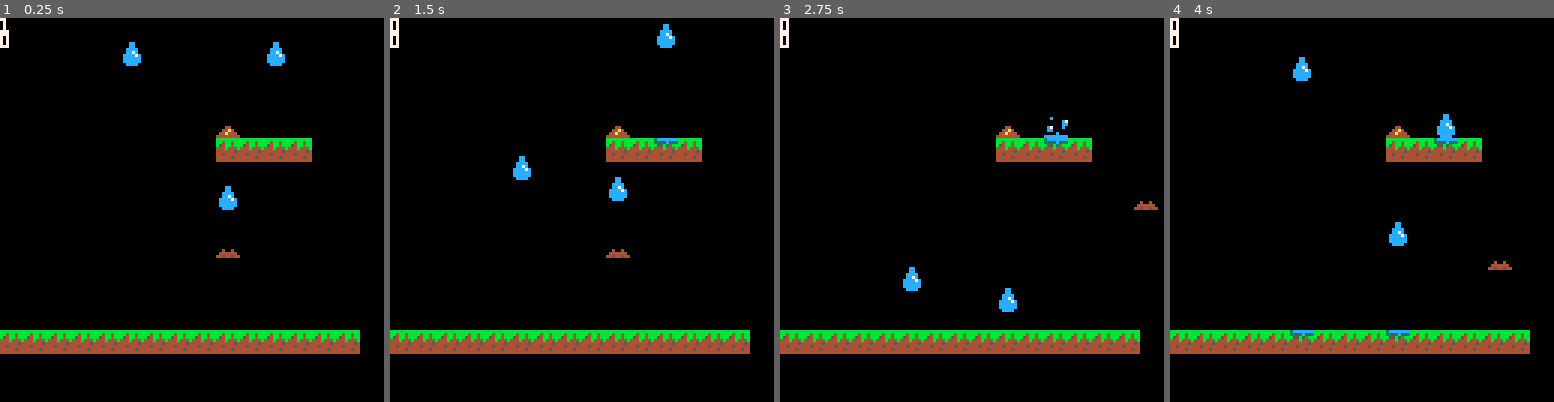
Above: before the commit, frames 1-4 (left to right).
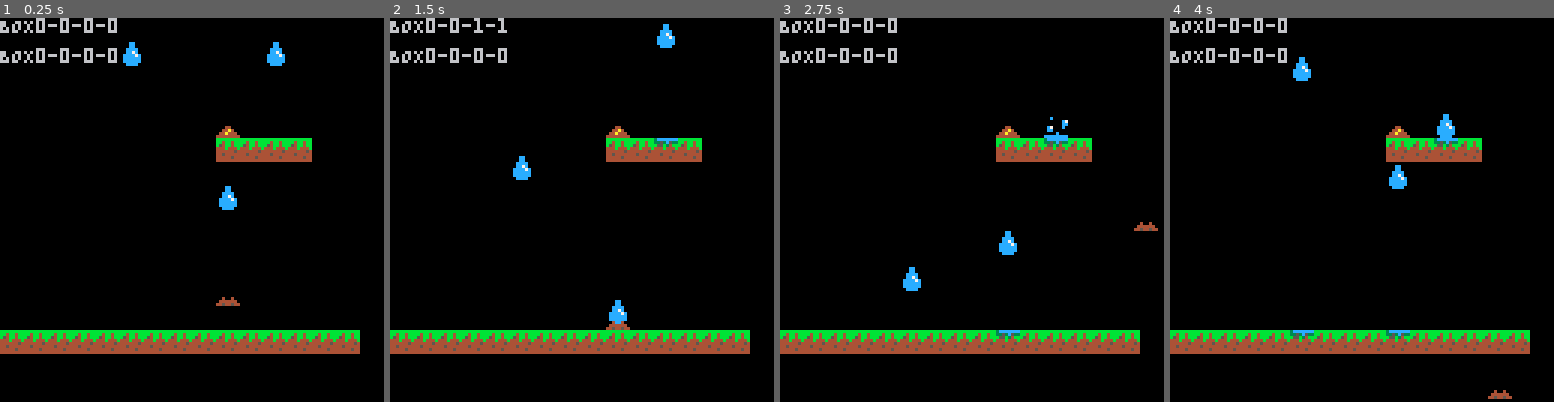
Above: after the commit, the same moments.

Repository: Mackain/ldjam45
Game: PICO-8 cartridge poopsim.p8
Two runs of this game, one before a commit and one after it. Both use one fixed random seed, a clock stepped at 60 frames per second and the inputs below.
Inputs:
- Up to frame 1 (0.25 s): no input
- Up to frame 2 (1.5 s): no input
- Up to frame 3 (2.75 s): hold Right 1.6-2.1 s; hold Up 2.15-2.42 s; hold Right from 2.47 s (still down)
- Up to frame 4 (4 s): release Right at 3.03 s; hold Left 3.08-3.58 s; hold Down 3.63-3.97 s

The runs differ from the first frame. In frame 1, 1.3% of the frame differs, in the area x 0-63%, y 0-75%; in frame 2, 1.6%; in frame 3, 1.8%, in the area x 0-99%, y 0-84%; in frame 4, 1.7%.

Commit message:
Update yo-mama detection

Diff:
--- a/poopsim.p8
+++ b/poopsim.p8
@@ -3,27 +3,33 @@
 __lua__
 t=0
 function _init()
-jump_time=5
-
-player = {}
-player.x = 72
-player.y = 72
-player.speed = 0
-player.speed_max = 2
-player.jump_speed = 0
-player.jump_strenght = 0
-player.jump_time = jump_time
-player.is_jumping = false
-player.on_ground = true
-player.facing = false
-player.run_frames = {64,65,66,67,68,69,70,71}
-player.run_state = 1
-player.is_running = false
-player.sprite = 64
-player.level = 1
-player.width = 7
-player.height = 3
-player.corners = {}
+    jump_time=5
+    gravity = 2
+
+
+    player = {}
+    player.x = 72
+    player.y = 72
+    player.speed = 0
+    player.speed_max = 2
+    player.jump_speed = 0
+    player.jump_strenght = 0
+    player.jump_time = jump_time
+    player.is_jumping = false
+    player.on_ground = true
+    player.facing = false
+    player.run_frames = {64,65,66,67,68,69,70,71}
+    player.run_state = 1
+    player.is_running = false
+    player.sprite = 64
+    player.level = 1
+    player.width = 8
+    player.height = 3
+    player.force = 0
+    player.gravity = 0
+    player.corners = {}
+    player.hitbox = {0,0,0,0}
+    player.inner_hitbox = {0,0,0,0}
 
     offset = 8
     drop_sprite = 192
@@ -73,10 +79,31 @@
 function _update()
 	if(btn(0)) then move_left(player) end
 	if(btn(1)) then move_right(player) end
-	if(btn(2)) then move_up(player) end
+	-- if(btn(2)) then move_up(player) end
+    if(btnp(2)) then
+        player.y -=1
+        player.force = 8
+    end
 	if(btn(3)) then move_down(player) end
 
     player.corners = get_player_corners()
+
+    box_col(1)
+
+    player.gravity = gravity - player.force
+    if(player.hitbox[3]==1 and player.hitbox[4]==1) then
+        player.force=0
+    else
+        player.y += player.gravity
+    end
+    --inner hitbox stuff
+    if(player.inner_hitbox[3]==1 and player.inner_hitbox[4]==1) then
+        player.y-=1
+    end
+
+    if (player.force > 0) then
+        player.force *= 0.9
+    end
 
     for drop in all(drops) do
         if drop.breaking == 0 then
@@ -101,6 +128,28 @@
 	return fget(mget((drop.x+4)/8,(drop.y+offset)/8), 1)
 end
 
+function box_col(flag)
+    player.inner_hitbox = {0,0,0,0}
+    player.hitbox = {0,0,0,0}
+    --TL
+    if (fget(mget(flr(player.corners[1].x/8),flr(player.corners[1].y/8)), flag)) player.hitbox[1] = 1
+    --TR
+    if (fget(mget(flr(player.corners[2].x/8),flr(player.corners[2].y/8)), flag)) player.hitbox[2] = 1
+    --BL
+    if (fget(mget(flr(player.corners[3].x/8),flr(player.corners[3].y/8)), flag)) player.hitbox[3] = 1
+    --BR
+    if (fget(mget(flr(player.corners[4].x/8),flr(player.corners[4].y/8)), flag)) player.hitbox[4] = 1
+
+    --iTL
+    if (fget(mget(flr((player.corners[1].x+1)/8),flr((player.corners[1].y+1)/8)), flag)) player.inner_hitbox[1] = 1
+    --iTR
+    if (fget(mget(flr((player.corners[2].x-1)/8),flr((player.corners[2].y+1)/8)), flag)) player.inner_hitbox[2] = 1
+    --iBL
+    if (fget(mget(flr((player.corners[3].x+1)/8),flr((player.corners[3].y-1)/8)), flag)) player.inner_hitbox[3] = 1
+    --iBR
+    if (fget(mget(flr((player.corners[4].x-1)/8),flr((player.corners[4].y-1)/8)), flag)) player.inner_hitbox[4] = 1
+end
+
 function check_collision_player(drop)
     for corner in all(player.corners)
     do
@@ -113,11 +162,16 @@
 end
 
 function get_player_corners()
+    local whitespace = 5
     corners = {}
-    add(corners, { x = player.x, y = player.y + 8 - player.height })
-    add(corners, { x = player.x + player.width, y = player.y + 8 - player.height })
-    add(corners, { x = player.x, y = player.y + 7 })
-    add(corners, { x = player.x + player.width, y = player.y + 7})
+    --upper left
+    add(corners, { x = player.x-1, y = player.y + whitespace})
+    --upper right
+    add(corners, { x = player.x + player.width, y = player.y + whitespace })
+    --bottom left
+    add(corners, { x = player.x-1, y = player.y + whitespace + player.height })
+    --bottom right
+    add(corners, { x = player.x + player.width, y = player.y + whitespace + player.height })
 
     return corners
 end
@@ -133,7 +187,16 @@
 	    draw_drop(drop)
     end
 
-    print(player.level,0,0,7)
+    -- print("HEALTH - " .. player.level,0,0,7)
+    -- print("UL - (" .. player.corners[1].x .. "," .. player.corners[1].y .. ")")
+    -- print("UR - (" .. player.corners[2].x .. "," .. player.corners[2].y .. ")")
+    -- print("BL - (" .. player.corners[3].x .. "," .. player.corners[3].y .. ")")
+    -- print("BR - (" .. player.corners[4].x .. "," .. player.corners[4].y .. ")")
+    print("BOX" .. player.hitbox[1] .. "-" .. player.hitbox[2] .. "-" .. player.hitbox[3] .. "-" .. player.hitbox[4])
+    print("BOX" .. player.inner_hitbox[1] .. "-" .. player.inner_hitbox[2] .. "-" .. player.inner_hitbox[3] .. "-" .. player.inner_hitbox[4],0,10)
+    -- print("GLOBAL GRAVITY - " .. gravity,0,5,7)
+    -- print("PLAYER GRAVITY - " .. player.gravity,0,10,7)
+    -- print("PLAYER FORCE - " .. player.force,0,15,7)
 	draw_player(player)
 end
 
@@ -172,7 +235,6 @@
     for corner in all(corners) do
         if not gets_damage then
             cell =  mget(corner.x/8,corner.y/8)
-            print(cell,0,5,7)
             gets_damage = fget(cell, 0)
         end
     end
Not shown, changed: 130 lines of the sprite sheet (__gfx__) section of poopsim.p8
Not shown, changed: the thumbnail (__label__) section of poopsim.p8
